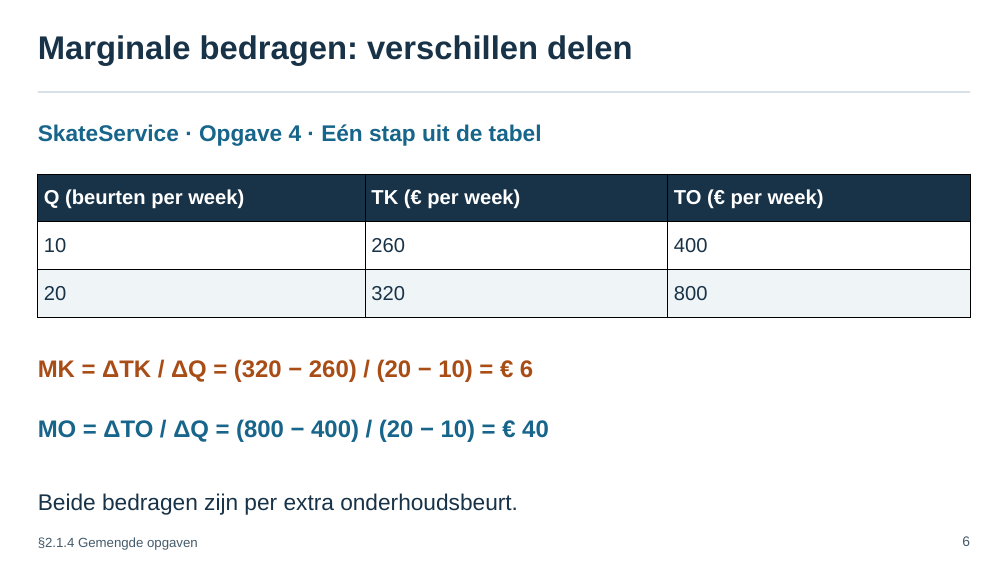
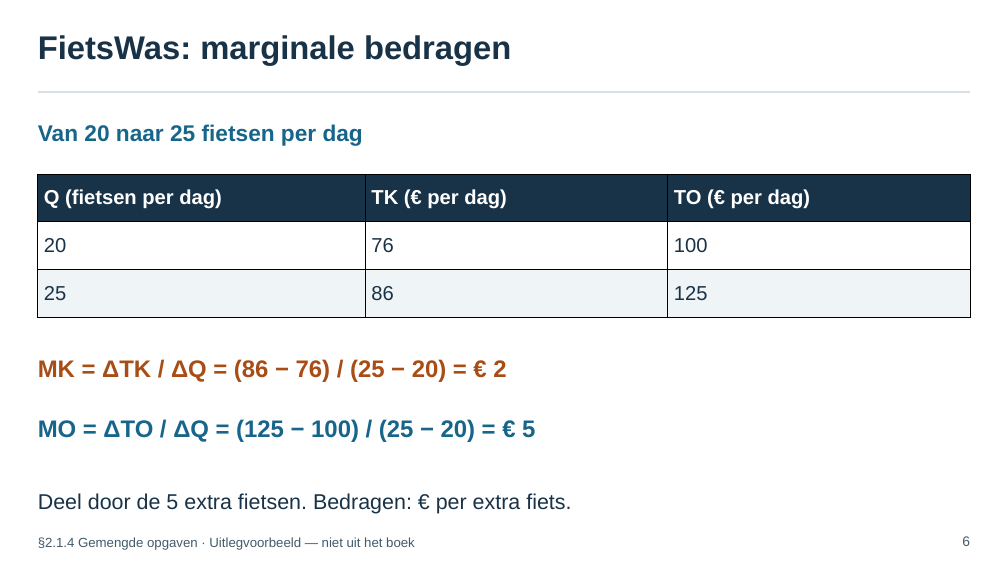
Before and after one commit to meijer1973/4veco-lessen, a slide deck: slide 6 of Boek 2 - Kosten, opbrengsten, elasticiteit en surplus/edities/chat-2026/bronnen/H1/paragrafen/2.1.4 Gemengde opgaven/2.1.4 Gemengde opgaven – presentatie.pptx. Drawn at 1008x567 pixels with LibreOffice and Linux fonts; fonts in the diff are those of the drawing. Boxes give left, top, right and bottom in pixels: in the first picture for what was removed or moved away, otherwise in the second. Text is boxed around its words. In the diff, an @@ line names an element or a change of style, - is before the commit and + after.

Commit message:
Use the separate FietsWas example before independent practice

```diff
--- a/Boek 2 - Kosten, opbrengsten, elasticiteit en surplus/edities/chat-2026/bronnen/H1/paragrafen/2.1.4 Gemengde opgaven/2.1.4 Gemengde opgaven – presentatie.pptx
+++ b/Boek 2 - Kosten, opbrengsten, elasticiteit en surplus/edities/chat-2026/bronnen/H1/paragrafen/2.1.4 Gemengde opgaven/2.1.4 Gemengde opgaven – presentatie.pptx
@@ text at bbox=[38, 35, 511, 66]: text changed @@
-Marginale bedragen: verschillen delen
+FietsWas: marginale bedragen
@@ text at bbox=[38, 124, 363, 146]: text changed @@
-SkateService · Opgave 4 · Eén stap uit de tabel
+Van 20 naar 25 fietsen per dag
@@ table at bbox=[37, 174, 970, 318] @@
-row 1: Q (beurten per week) | TK (€ per week) | TO (€ per week)
+row 1: Q (fietsen per dag) | TK (€ per dag) | TO (€ per dag)
-row 2: 10 | 260 | 400
+row 2: 20 | 76 | 100
-row 3: 20 | 320 | 800
+row 3: 25 | 86 | 125
@@ text at bbox=[38, 359, 506, 382]: text changed @@
-MK = ΔTK / ΔQ = (320 − 260) / (20 − 10) = € 6
+MK = ΔTK / ΔQ = (86 − 76) / (25 − 20) = € 2
@@ text at bbox=[38, 419, 535, 442]: text changed @@
-MO = ΔTO / ΔQ = (800 − 400) / (20 − 10) = € 40
+MO = ΔTO / ΔQ = (125 − 100) / (25 − 20) = € 5
@@ text at bbox=[38, 493, 571, 514]: text changed; size 27 to 25.5 pt @@
-Beide bedragen zijn per extra onderhoudsbeurt.
+Deel door de 5 extra fietsen. Bedragen: € per extra fiets.
@@ text at bbox=[38, 537, 415, 550]: text changed @@
-§2.1.4 Gemengde opgaven
+§2.1.4 Gemengde opgaven · Uitlegvoorbeeld — niet uit het boek
```
Also in this commit, not shown: 3 other slides changed, 1 slide added, 1 slide removed, 2 other files.
